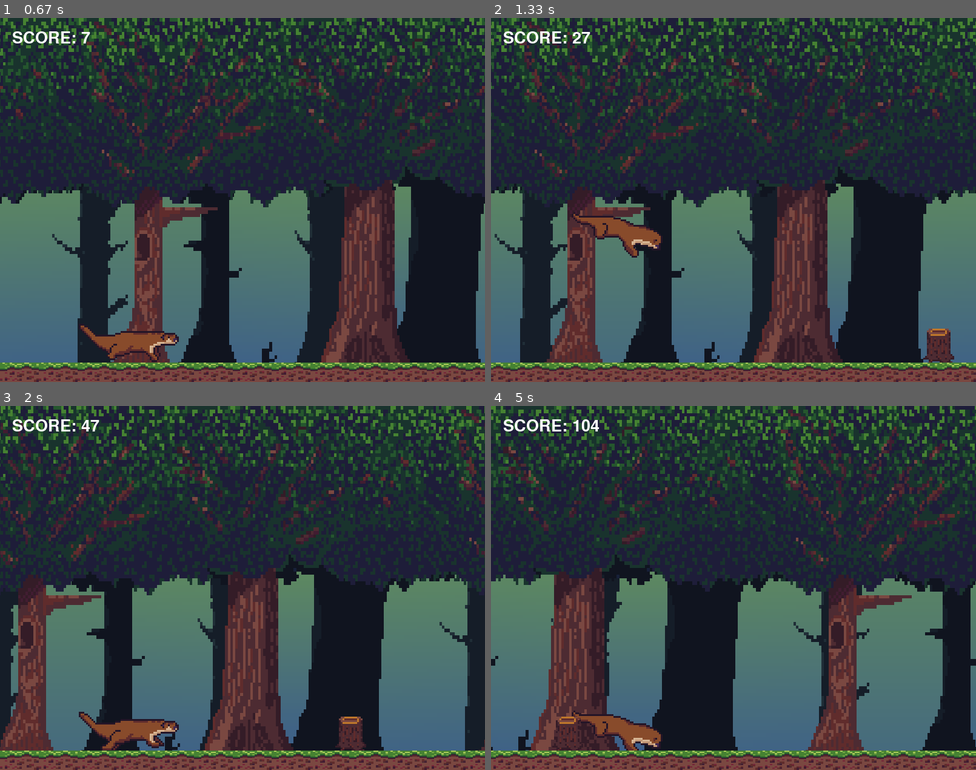
Above: before the commit, frames 1-4 (two rows, left to right).
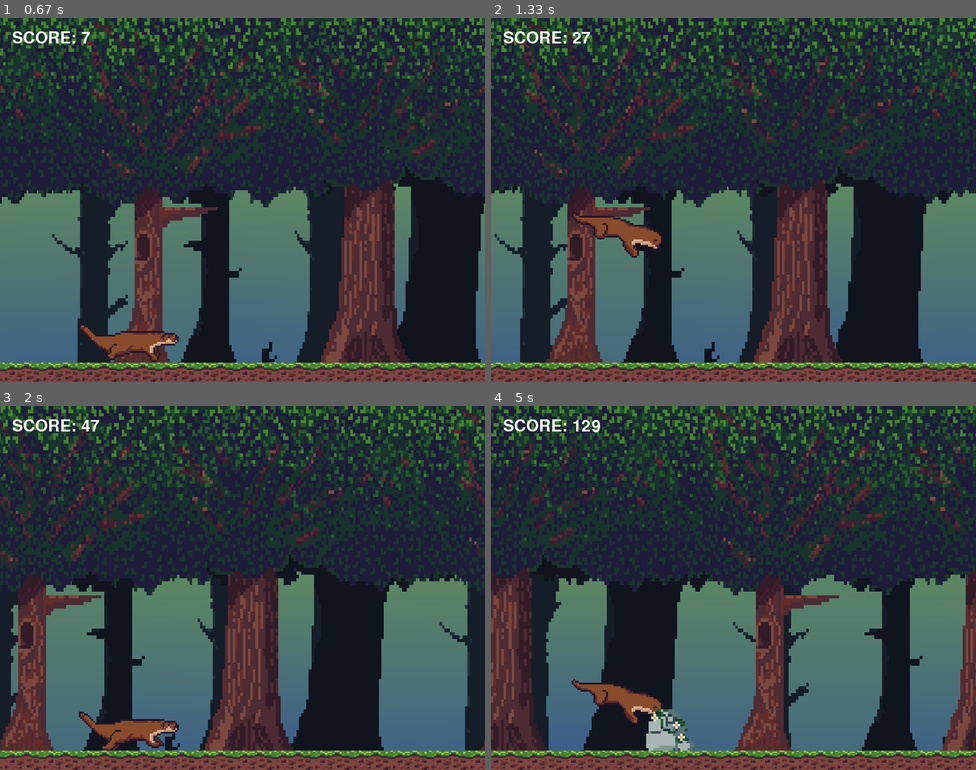
Above: after the commit, the same moments.

Repository: DiogoBotton/Python_Learn
Game: pygame game, started from LontraRun/LontraRun.py
The game is run twice, just before and just after one commit, with the same random seed, the same clock (stepped at 60 frames per second) and the same inputs.
Inputs (mouse positions are in pixels of both pictures, inside the frame that each line leads up to):
- Up to frame 1 (0.67 s): click (92, 61) at 0.38 s
- Up to frame 2 (1.33 s): tap Space at 0.67 s
- Up to frame 3 (2 s): no input
- Up to frame 4 (5 s): tap Space at 3, 3.4, 3.7, 3.9 s

Frame 1 is identical in both runs. In frame 2, 0.5% of the frame differs, in the area x 89-96%, y 85-95%; in frame 3, 0.5%; in frame 4, 55%, in the area x 0-100%, y 0-100%.

Commit message:
new obstacles

Diff:
--- a/LontraRun/LontraRun.py
+++ b/LontraRun/LontraRun.py
@@ -37,7 +37,7 @@
 # Sprites and Grounds
 sprite_sheet = pygame.image.load(os.path.join(img_path, 'otter_moving.png')).convert_alpha() # convert_aplha mantem a transparência da imagem
 sprite_sheet_iddle = pygame.image.load(os.path.join(img_path, 'otter_laugh.png')).convert_alpha()
-sprite_sheet_obstacles = pygame.image.load(os.path.join(img_path, 'tronco_obstaculo.png')).convert_alpha()
+sprite_sheet_obstacles = pygame.image.load(os.path.join(img_path, 'obstacles.png')).convert_alpha()
 ground_img = pygame.image.load(os.path.join(img_path, 'ground_tile.png')).convert_alpha()
 bg_menu = pygame.image.load(os.path.join(img_path, 'bg_menu.png')).convert_alpha()
 bg_menu = pygame.transform.scale(bg_menu, (screenWidth, screenHeight))
@@ -60,6 +60,7 @@
 
 # Velocidade em que se move os objetos
 scroll = 1
+valueObstacles = 320
 
 # Pontuação
 score = 0
@@ -165,8 +166,8 @@
     def __init__(self):
         pygame.sprite.Sprite.__init__(self)
         self.sprites = []
-        for i in range (0,3):
-            img = sprite_sheet_obstacles.subsurface((32*i,0), (32,32))
+        for i in range (0,4):
+            img = sprite_sheet_obstacles.subsurface((resolution*i,0), (resolution,resolution))
             self.sprites.append(img)
         self.reposition()
         self.mask = pygame.mask.from_surface(self.image)
@@ -177,10 +178,11 @@
         self.rect.x -= scroll*4
 
     def reposition(self):
-        self.image = self.sprites[randrange(0,2)]
-        self.image = pygame.transform.scale(self.image, (32*scale, 32*scale))
+        distIncrease = increaseValue*4
+        self.image = self.sprites[randrange(0,4)]
+        self.image = pygame.transform.scale(self.image, (resolution*2, resolution*2))
         self.rect = self.image.get_rect()
-        self.rect.center = (randrange(screenWidth,screenWidth + 320,80),screenHeight-(resolution))
+        self.rect.center = (randrange(screenWidth + (valueObstacles * distIncrease), screenWidth + valueObstacles + (valueObstacles * distIncrease)*4,80),screenHeight-(resolution+12))
 
 class Ground(pygame.sprite.Sprite):
     def __init__(self, x):
@@ -215,7 +217,7 @@
 otterSprites.add(otter)
 obstaclesSprites.add(obstacles)
 
-for i in range(screenWidth*3//ground_width):
+for i in range(screenWidth*4//ground_width):
     ground = Ground(i)
     allOtherSprites.add(ground)
 
Binary file added: LontraRun/images/obstacles.png
Binary file removed: LontraRun/images/obstaculos_err.png
